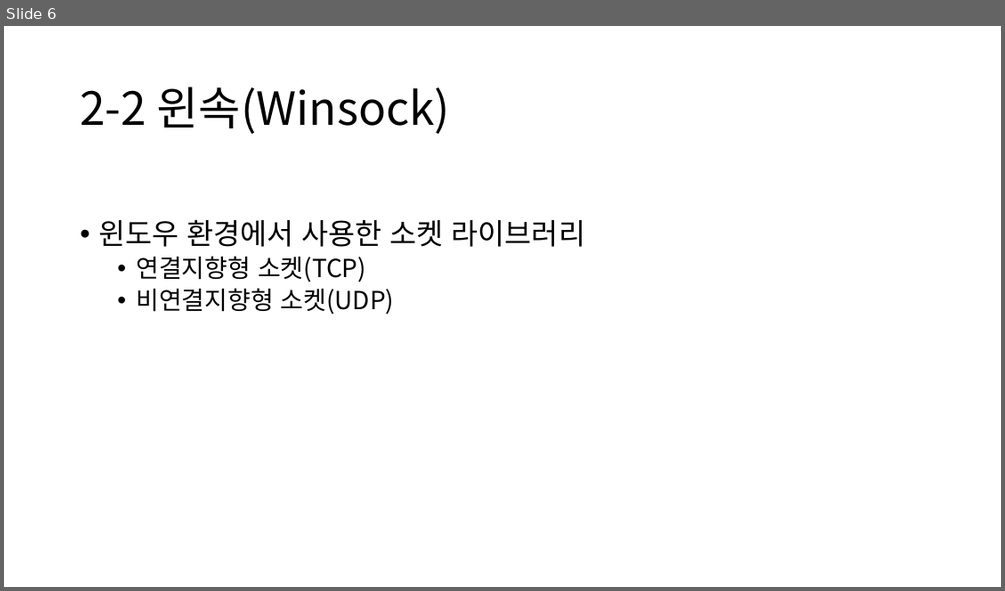
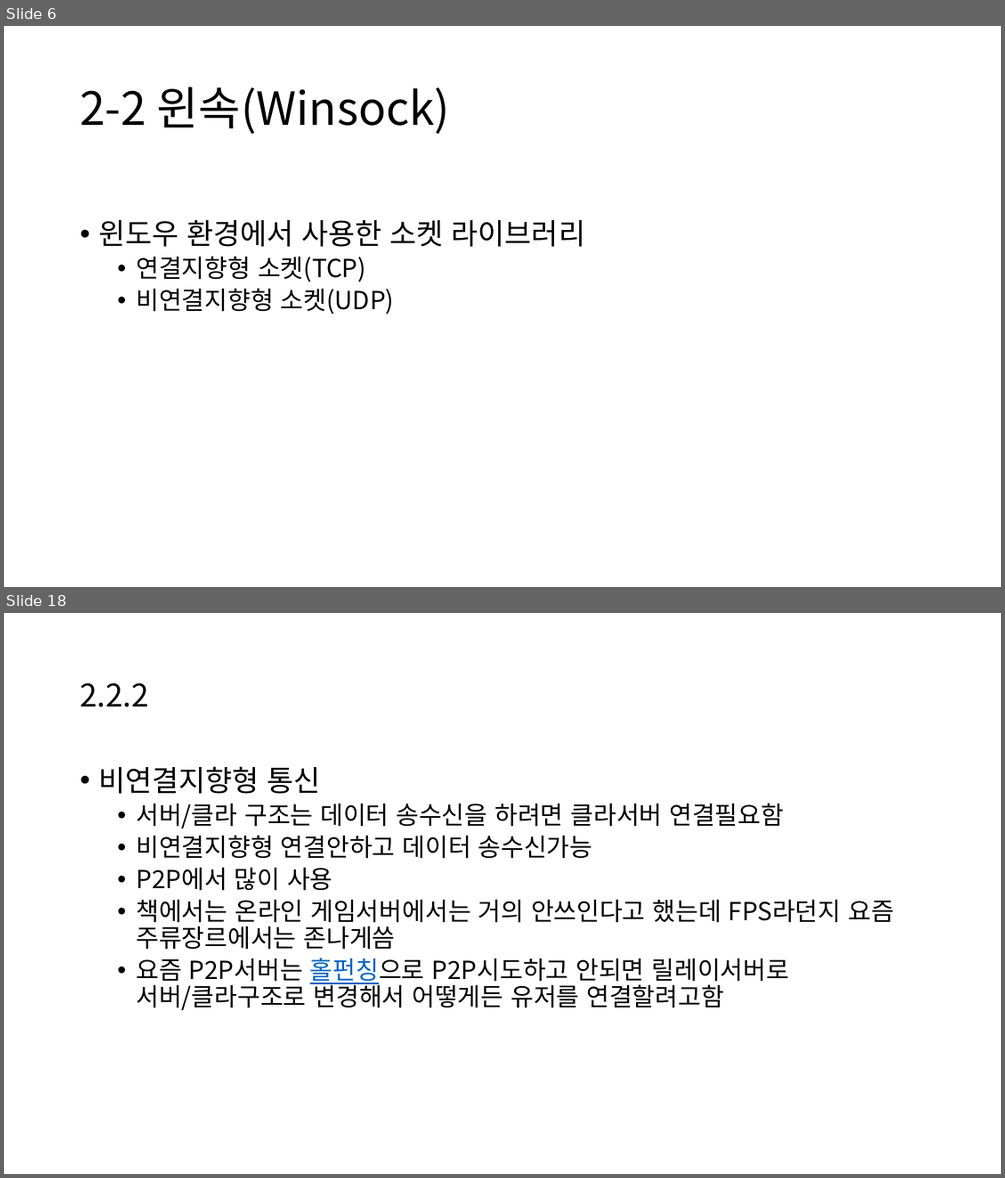
Before and after one commit to OnionLee/game_server_study, a slide deck: doc/온라인 게임 서버 - 기초편.pptx. Shown one above the other, each under a label of ours: slide 6 before the commit, slides 6 and 18 after it; the slides between them are not shown. The pictures are 1005x591 and 1005x1178 pixels, drawn with LibreOffice and Linux fonts; fonts in the diff are those of the drawing. Boxes give left, top, right and bottom in pixels: in the first picture for what was removed or moved away, otherwise in the second. Text is boxed around its words. In the diff, an @@ line names an element or a change of style, - is before the commit and + after.

Commit message:
에코서버 추가, 근데 넘모힘들어서 치다가 말았음, 시간많을때 더 치자

```diff
--- a/doc/온라인 게임 서버 - 기초편.pptx
+++ b/doc/온라인 게임 서버 - 기초편.pptx
@@ slide 18 added at [4,613,1001,1174], background #FFFFFF @@
@@ title added at [80,683,149,707], 30 pt, text #000000 @@
+2.2.2
@@ text added at [98,766,894,1010], 24 pt, text #000000 @@
+• 비연결지향형 통신
+  • 서버/클라 구조는 데이터 송수신을 하려면 클라서버 연결필요함
+  • 비연결지향형 연결안하고 데이터 송수신가능
+  • P2P에서 많이 사용
+  • 책에서는 온라인 게임서버에서는 거의 안쓰인다고 했는데 FPS라던지 요즘 주류장르에서는 존나게씀
+  • 요즘 P2P서버는 홀펀칭으로 P2P시도하고 안되면 릴레이서버로 서버/클라구조로 변경해서 어떻게든 유저를 연결할려고함
```
Also in this commit, not shown: 3 slides changed, 13 other slides added, 12 other files.
